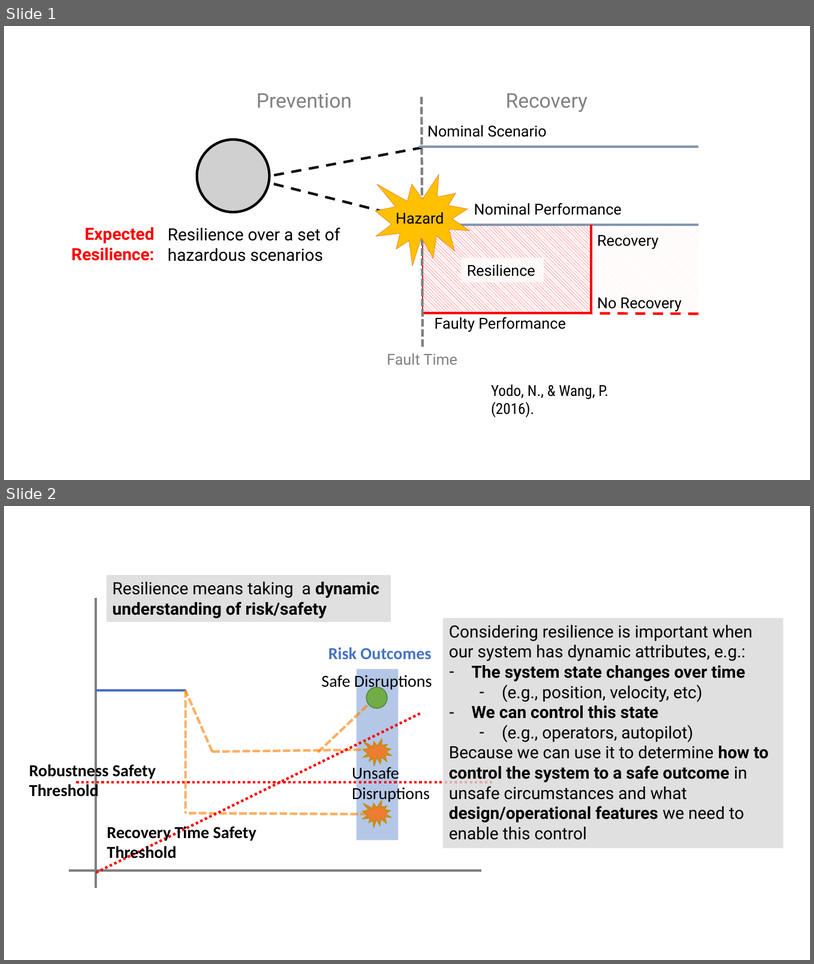
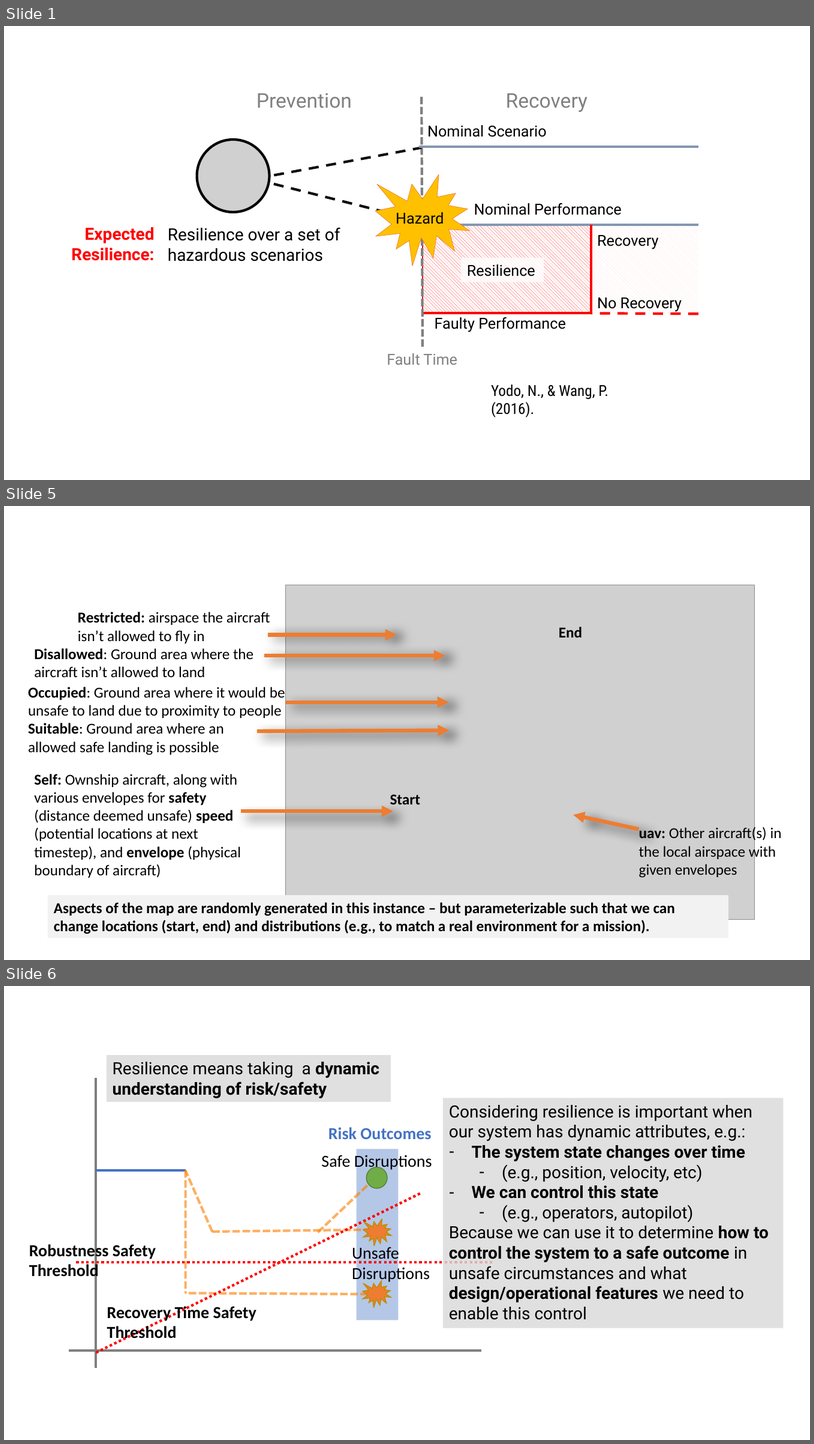
Before and after one commit to nasa/fmdtools, a slide deck: docs-source/figures/powerpoint/powerpoint_figures.pptx. Shown one above the other, each under a label of ours: slides 1 and 2 before the commit, slides 1, 5 and 6 after it; the slides between them are not shown. The pictures are 814x964 and 814x1444 pixels, drawn with LibreOffice and Linux fonts; fonts in the diff are those of the drawing; grey boxes stand for pictures. Boxes give left, top, right and bottom in pixels: in the first picture for what was removed or moved away, otherwise in the second. Text is boxed around its words. In the diff, an @@ line names an element or a change of style, - is before the commit and + after.

```diff
--- a/docs-source/figures/powerpoint/powerpoint_figures.pptx
+++ b/docs-source/figures/powerpoint/powerpoint_figures.pptx
@@ slide 5 added at (x1=4, y1=506, x2=810, y2=960), background #FFFFFF @@
@@ picture added at (x1=286, y1=585, x2=755, y2=919) @@
@@ text added at (x1=78, y1=612, x2=270, y2=643), 18 pt, text #000000 @@
+Restricted: airspace the aircraft isn’t allowed to fly in
@@ text added at (x1=559, y1=627, x2=582, y2=637), 18 pt, text #000000, bold @@
+End
@@ text added at (x1=34, y1=648, x2=254, y2=677), 18 pt, text #000000 @@
+Disallowed: Ground area where the aircraft isn’t allowed to land
@@ arrow added from (269, 635) to (397, 635), #ED7D31 4.5 pt @@
@@ arrow added from (265, 655) to (446, 655), #ED7D31 4.5 pt @@
@@ text added at (x1=28, y1=687, x2=285, y2=718), 18 pt, text #000000 @@
+Occupied: Ground area where it would be unsafe to land due to proximity to people
@@ arrow added from (286, 702) to (449, 702), #ED7D31 4.5 pt @@
@@ text added at (x1=28, y1=723, x2=224, y2=755), 18 pt, text #000000 @@
+Suitable: Ground area where an allowed safe landing is possible
@@ arrow added from (257, 731) to (450, 730), #ED7D31 4.5 pt @@
@@ text added at (x1=34, y1=774, x2=241, y2=877), 18 pt, text #000000 @@
+Self: Ownship aircraft, along with various envelopes for safety (distance deemed unsafe) speed (potential locations at next timestep), and envelope (physical boundary of aircraft)
@@ arrow added from (241, 811) to (393, 811), #ED7D31 4.5 pt @@
@@ text added at (x1=390, y1=794, x2=420, y2=804), 18 pt, text #000000, bold @@
+Start
@@ arrow added from (639, 829) to (574, 814), #ED7D31 4.5 pt @@
@@ text added at (x1=639, y1=826, x2=782, y2=877), 18 pt, text #000000 @@
+uav: Other aircraft(s) in the local airspace with given envelopes
@@ rectangle added at (x1=48, y1=895, x2=729, y2=938), fill #F2F2F2, 18 pt, text #000000, bold @@
+Aspects of the map are randomly generated in this instance – but parameterizable such that we can change locations (start, end) and distributions (e.g., to match a real environment for a mission).
@@ what was slide 2 is now slide 6 @@
```
Also in this commit, not shown: 4 slides changed, 3 other slides added, 8 other files.
